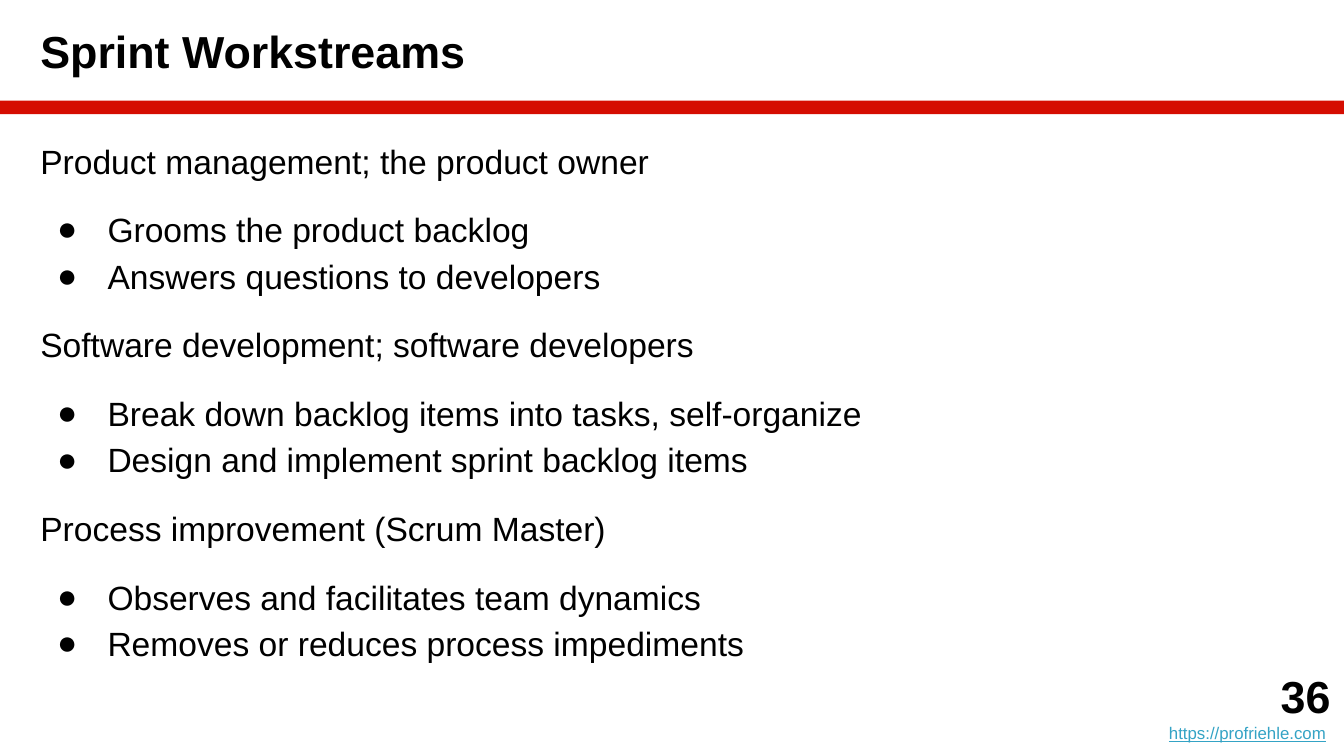
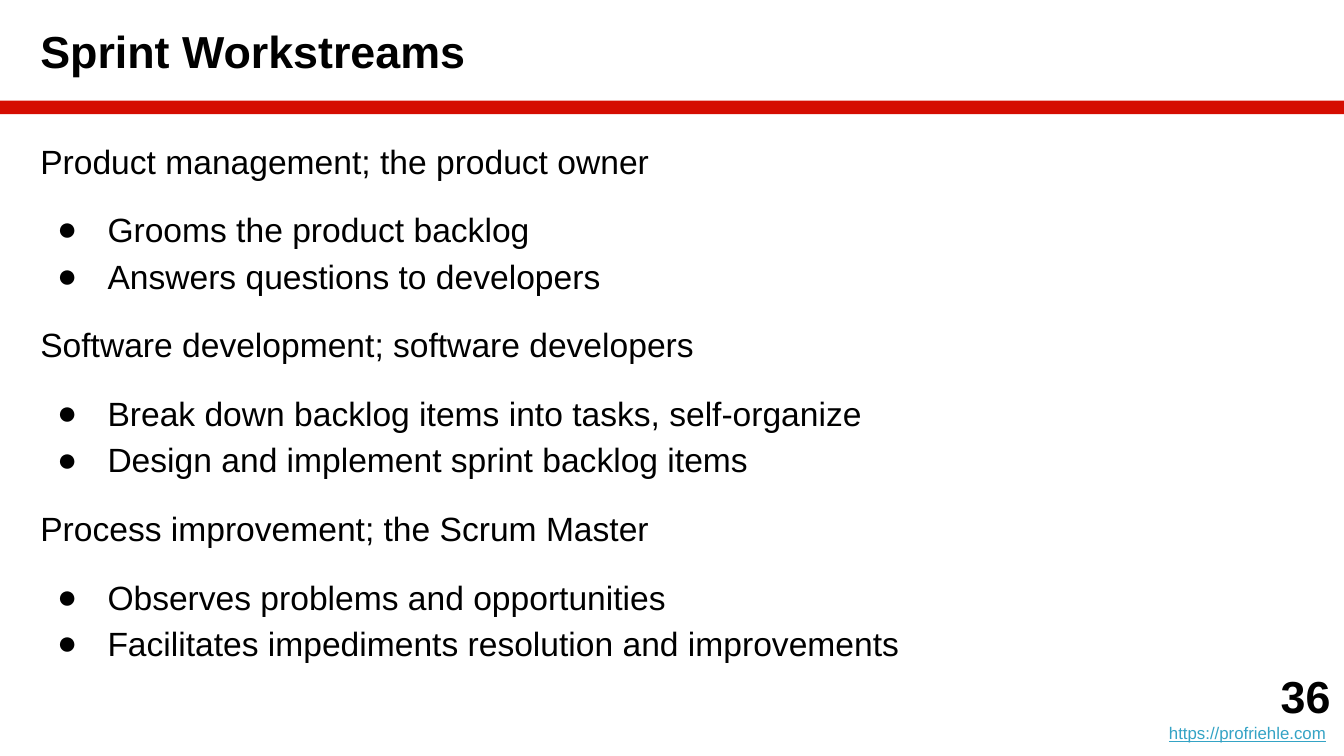
Before and after one commit to dirkriehle/amos-course, a slide deck: slide 36 of Lecture slides/AMOS B03 - Agile Processes.pptx. Drawn at 1344x756 pixels with LibreOffice and Linux fonts; fonts in the diff are those of the drawing. Boxes give left, top, right and bottom in pixels: in the first picture for what was removed or moved away, otherwise in the second. Text is boxed around its words. In the diff, an @@ line names an element or a change of style, - is before the commit and + after.

```diff
--- a/Lecture slides/AMOS B03 - Agile Processes.pptx
+++ b/Lecture slides/AMOS B03 - Agile Processes.pptx
@@ text at <box>40,516,899,662</box>: text changed @@
-Process improvement (Scrum Master)
-● Observes and facilitates team dynamics
-● Removes or reduces process impediments
+Process improvement; the Scrum Master
+● Observes problems and opportunities
+● Facilitates impediments resolution and improvements
```
Also in this commit, not shown: 2 other slides changed, 15 other files.
